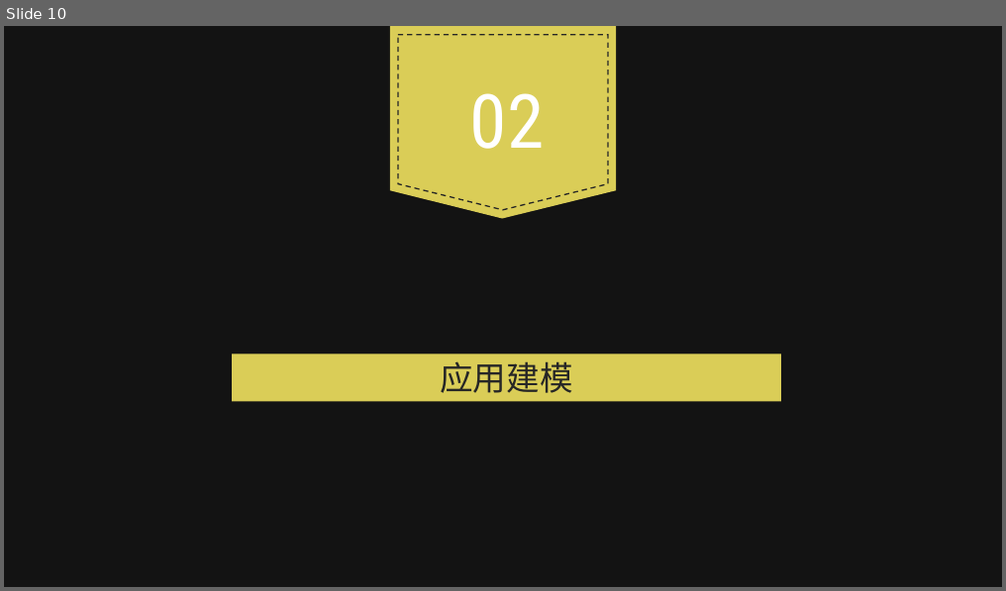
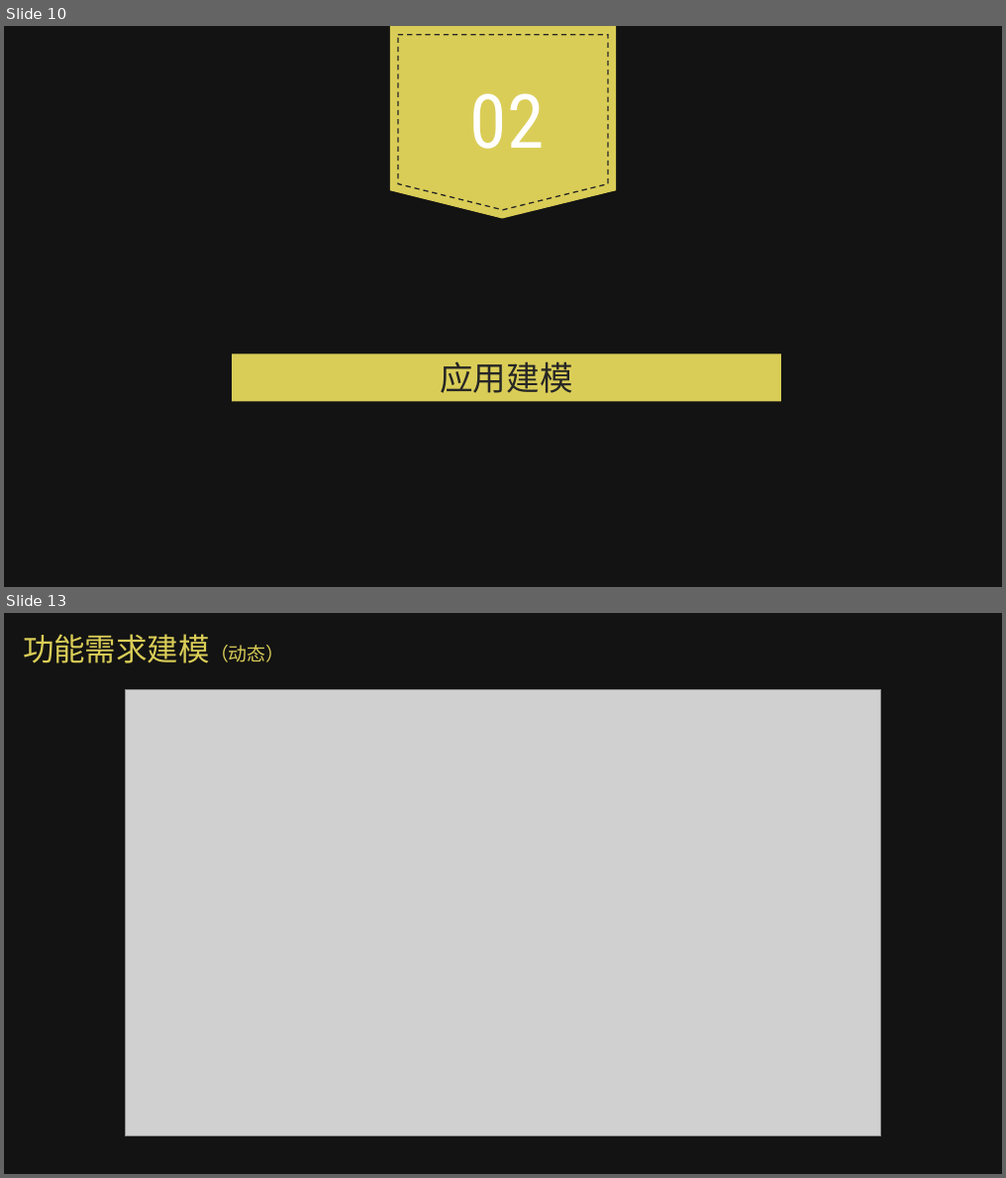
Before and after one commit to WEASP/our-project, a slide deck: Tasks/Task10/高子峰组-知否演示ppt.pptx. Shown one above the other, each under a label of ours: slide 10 before the commit, slides 10 and 13 after it; the slides between them are not shown. The pictures are 1006x591 and 1006x1178 pixels, drawn with LibreOffice and Linux fonts; fonts in the diff are those of the drawing; grey boxes stand for pictures; background and template pictures are left out; a plain dark background stands for a picture behind light text. Boxes give left, top, right and bottom in pixels: in the first picture for what was removed or moved away, otherwise in the second. Text is boxed around its words. In the diff, an @@ line names an element or a change of style, - is before the commit and + after.

```diff
--- a/Tasks/Task10/高子峰组-知否演示ppt.pptx
+++ b/Tasks/Task10/高子峰组-知否演示ppt.pptx
@@ slide 13 added at [4, 613, 1002, 1174], background picture (left out); not listed: 1 template element that a slide beside it also shows @@
@@ text added at [23, 634, 285, 663], 30 pt, text #DACD57 @@
+功能需求建模（动态）
@@ picture added at [125, 690, 880, 1137] @@
```
Also in this commit, not shown: 5 slides changed, 6 other slides added, 1 other file.
